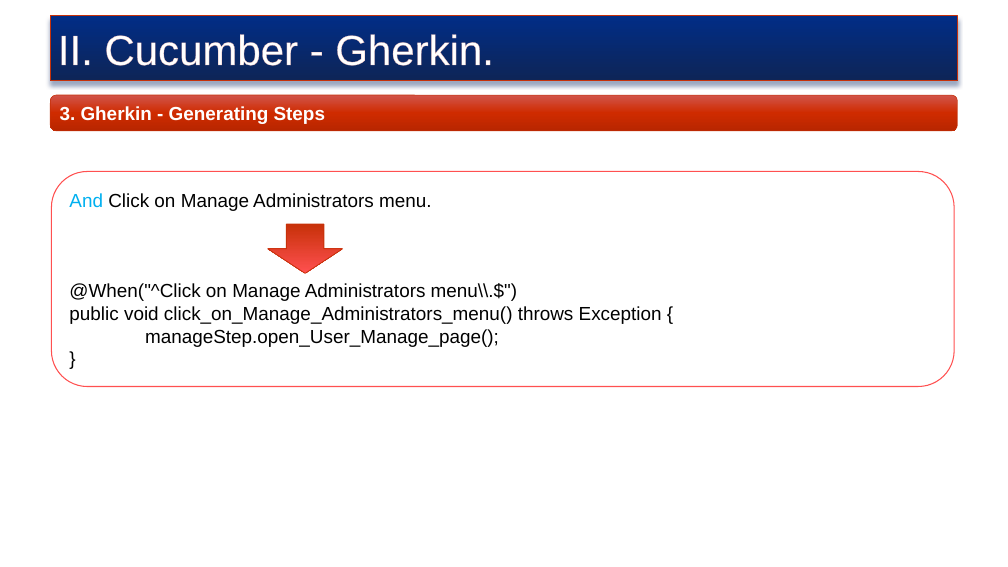
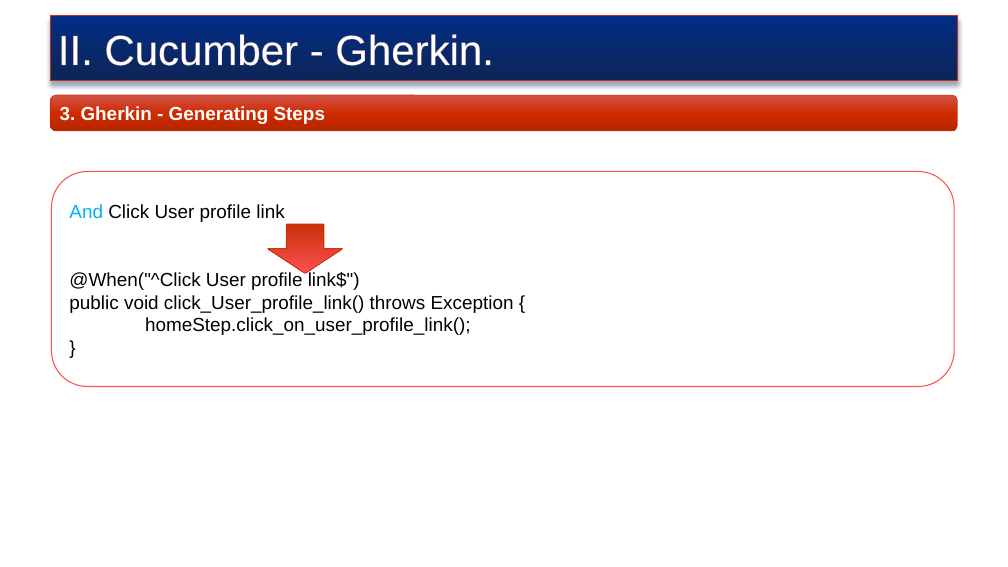
Before and after one commit to truyenkv/sharing, a slide deck: slide 13 of Sharing.pptx. Drawn at 1008x567 pixels with LibreOffice and Linux fonts; fonts in the diff are those of the drawing; background and template pictures are left out. Boxes give left, top, right and bottom in pixels: in the first picture for what was removed or moved away, otherwise in the second. Text is boxed around its words. In the diff, an @@ line names an element or a change of style, - is before the commit and + after.

```diff
--- a/Sharing.pptx
+++ b/Sharing.pptx
@@ text in rounded rectangle at box(69, 204, 514, 335): text changed @@
-And Click on Manage Administrators menu.
-@When("^Click on Manage Administrators menu\\.$")
-public void click_on_Manage_Administrators_menu() throws Exception {
-manageStep.open_User_Manage_page();
+And Click User profile link
+@When("^Click User profile link$")
+public void click_User_profile_link() throws Exception {
+homeStep.click_on_user_profile_link();
```
Also in this commit, not shown: 10 other slides changed, 1 slide added, 1 slide removed.
